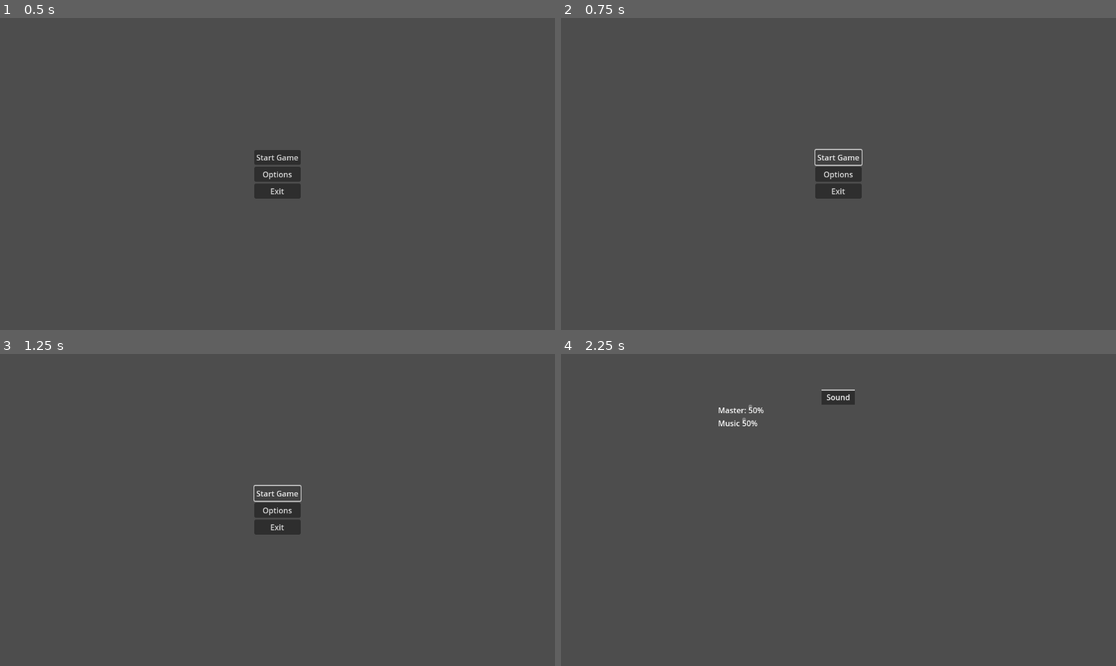
Above: before the commit, frames 1-4 (two rows, left to right).
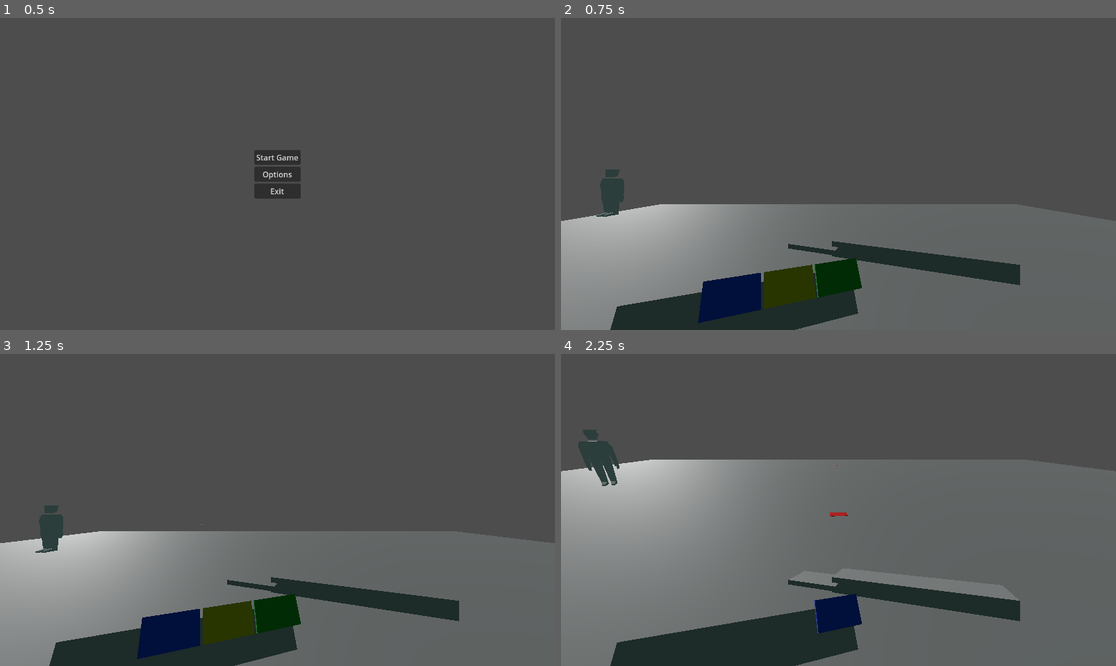
Above: after the commit, the same moments.

Repository: BlackBrad/network-ninja
Game: Godot game, scene res://scenes/main_menu.tscn
Same seed, same stepped clock (60 frames per second), same inputs: the game is played once before the commit and once after it.
Inputs (mouse positions are in pixels of both pictures, inside the frame that each line leads up to):
- Up to frame 1 (0.5 s): no input
- Up to frame 2 (0.75 s): click "Start Game" at 0.5 s
- Up to frame 3 (1.25 s): no input
- Up to frame 4 (2.25 s): click (838, 494) at 1.25 s, where only the run before the commit has a clickable "Start Game"; click (838, 510) at 2 s, where only the run before the commit has a clickable "Options"

Frame 1 is identical in both runs. In frame 2, 27% of the frame differs, in the area x 0-98%, y 41-100%; in frame 3, 30%; in frame 4, 43%, in the area x 0-100%, y 11-100%.

Commit message:
Hooked up start button for brad

Diff:
--- a/scenes/main_menu.tscn
+++ b/scenes/main_menu.tscn
@@ -102,5 +102,6 @@
 offset_bottom = 23.0
 script = ExtResource("2_evkto")
 
+[connection signal="pressed" from="MenuController/MainMenuContainer/StartGameButton" to="MenuController" method="_on_start_button_pressed"]
 [connection signal="pressed" from="MenuController/MainMenuContainer/OptionButton" to="MenuController" method="_on_options_button_pressed"]
 [connection signal="pressed" from="MenuController/MainMenuContainer/ExitButton" to="MenuController" method="_on_exit_game_button_pressed"]
